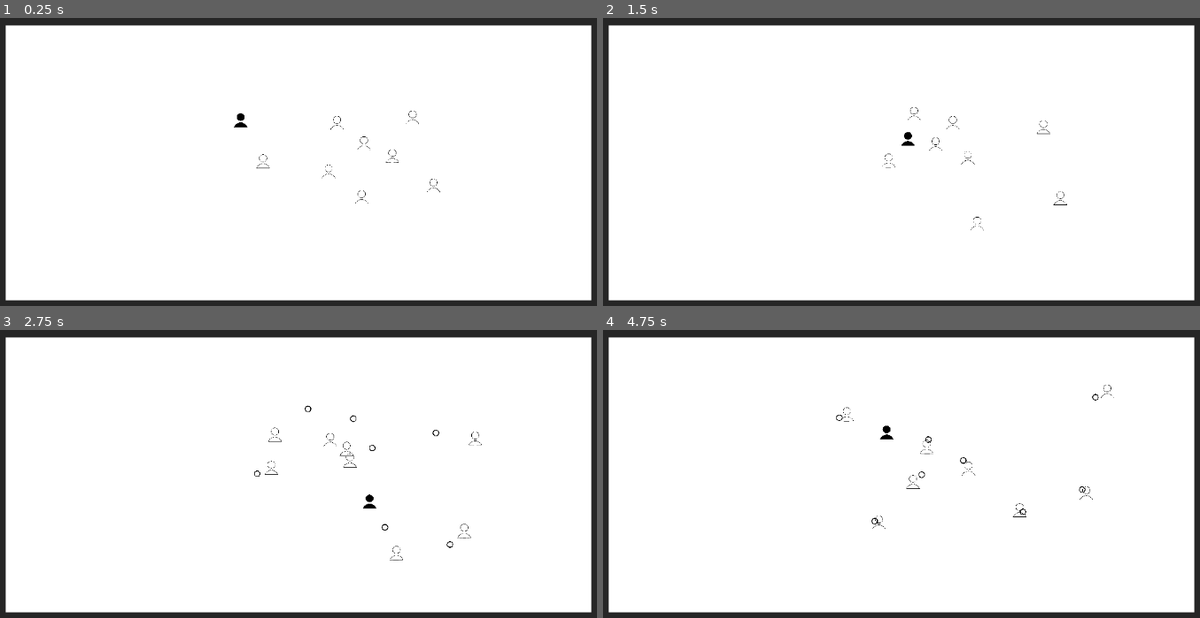
Above: before the commit, frames 1-4 (two rows, left to right).
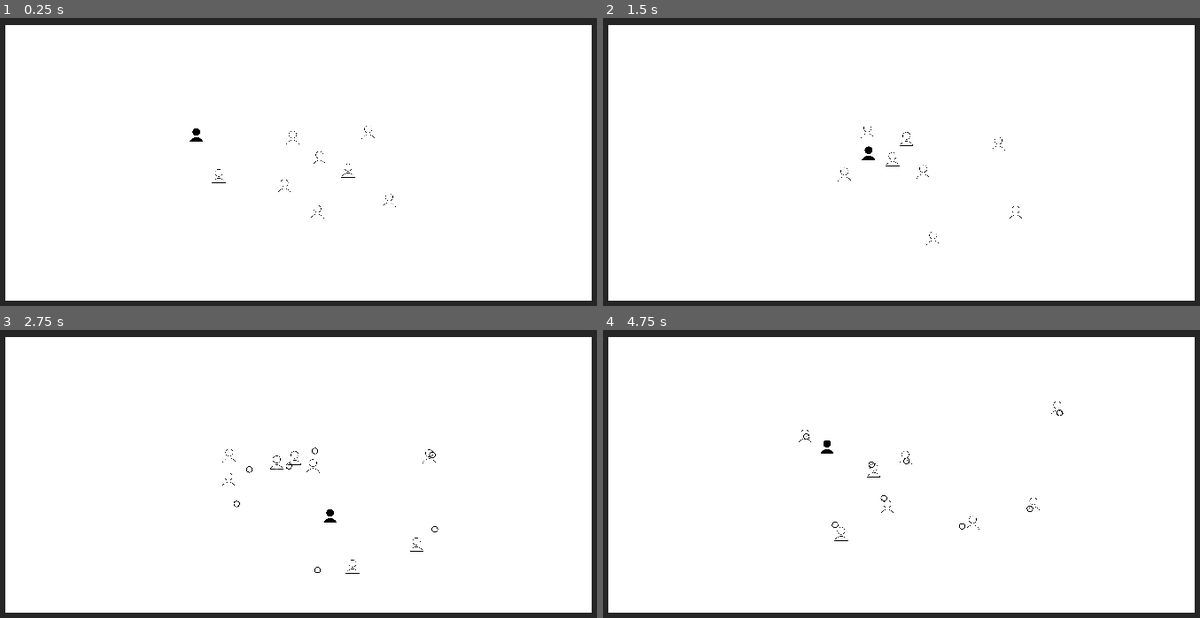
Above: after the commit, the same moments.

Repository: haihala/mankind-knew
Game: Godot game, scene res://world.tscn
Two runs of this game, one before a commit and one after it. Both use one fixed random seed, a clock stepped at 60 frames per second and the inputs below.
Inputs:
- Up to frame 1 (0.25 s): no input
- Up to frame 2 (1.5 s): hold D (move_right) 0.53-1.28 s; tap Space (interact) at 0.6, 1.35 s; hold S (move_down) from 1.28 s (still down)
- Up to frame 3 (2.75 s): release S (move_down) at 2.03 s; hold D (move_right) from 2.03 s (still down); tap Space (interact) at 2.1 s
- Up to frame 4 (4.75 s): release D (move_right) at 2.78 s; hold W (move_up) 2.78-3.53 s; tap Space (interact) at 2.85, 3.6, 4.35 s; hold A (move_left) from 3.53 s (still down)

The runs differ from the first frame. In frame 1, 1.2% of the frame differs, in the area x 0-100%, y 2-99%; in frame 2, 1.2%; in frame 3, 1.4%; in frame 4, 1.4%.

Commit message:
Player can now extract and redistribute beliefs

Diff:
--- a/godot-project/npc.gd
+++ b/godot-project/npc.gd
@@ -10,20 +10,22 @@
 var beliefs: Dictionary = {}
 var total_belief: float = 0
 
-func _ready():
-	add_belief(Belief.values().pick_random(), 0.2)
+func _ready() -> void:
+	add_belief(Belief.values().pick_random(), Projectile.size)
 	update_decisions()
 
-func _physics_process(delta: float) -> void:
+func _physics_process(_delta: float) -> void:
 	act_on_decisions()
 
-func update_decisions():
+func update_decisions() -> void:
 	prev_direction = next_direction
-	next_direction = Vector2.from_angle(randf()*PI*2)
+	var random_direction = Vector2.from_angle(randf()*PI*2)
+	var middle_pull = (-position).normalized() * 0.1
+	next_direction = (random_direction + middle_pull).normalized()
 
-func shoot():
+func shoot(angle: float = randf()*PI*2) -> void:
 	var projectile = projectile_scene.instantiate()
-	projectile.rotation = randf()*PI*2
+	projectile.rotation = angle
 	projectile.creator = self
 	projectile.position = position
 
@@ -38,13 +40,13 @@
 
 	get_parent().add_child(projectile)
 
-func act_on_decisions():
+func act_on_decisions() -> void:
 	var phase = $DecisionTimer.time_left / $DecisionTimer.wait_time
 	var direction = phase * prev_direction + (1-phase) * next_direction
 	velocity = direction * speed
 	move_and_slide()
 
-func add_belief(belief: Belief, amount: float):
+func add_belief(belief: Belief, amount: float) -> void:
 	var current = beliefs.get_or_add(belief, 0)
 	beliefs[belief] = current + amount
 
@@ -62,6 +64,8 @@
 
 	$ShotTimer.wait_time = 0.5 / total_belief
 
-func influence(belief: Belief):
-	add_belief(belief, 0.2)
-	print_debug(beliefs)
+func influence(belief: Belief) -> void:
+	add_belief(belief, Projectile.size)
+
+func shoot_towards(target: Node2D) -> void:
+	shoot(position.angle_to(target.position))
--- a/godot-project/npc.tscn
+++ b/godot-project/npc.tscn
@@ -7,7 +7,7 @@
 [sub_resource type="CircleShape2D" id="CircleShape2D_j8cp6"]
 
 [node name="NPC" type="CharacterBody2D" groups=["npc"]]
-collision_layer = 3
+collision_layer = 6
 script = ExtResource("1_f8a8o")
 projectile_scene = ExtResource("2_rifn1")
 
--- a/godot-project/player.gd
+++ b/godot-project/player.gd
@@ -1,9 +1,96 @@
 extends CharacterBody2D
 
+enum State {EMPTY, CARRYING, EXTRACTING, RELEASING}
+
+@export var projectile_scene: PackedScene
 @export var speed: float = 150
+@export var extract_distance: float = 200
 
-func _physics_process(delta: float) -> void:
+var beliefs: Dictionary = {}
+var total_belief: float = 0
+var state: State = State.EMPTY
+
+var NPCs: Array[Node]
+
+func _physics_process(_delta: float) -> void:
+	if NPCs.is_empty():
+		NPCs = get_parent().get_tree().get_nodes_in_group("npc")
+
 	var direction = Input.get_vector("move_left", "move_right", "move_up", "move_down").normalized()
-	velocity = speed * direction
+	velocity = direction * speed / max(1, total_belief)
+
+	handle_state_changes()
 
 	move_and_slide()
+
+func handle_state_changes() -> void:
+	# Essentially you cycle:
+	# - Start in empty
+	# - Press to extract
+	# - Release to carry (or empty if you don't have beliefs)
+	# - Press to release
+	# - Release to go back to empty (or carrying if has content)
+	if Input.is_action_just_pressed("interact"):
+		if state == State.EMPTY:
+			state = State.EXTRACTING
+			$ExtractTimer.start(0.4)
+		elif state == State.CARRYING:
+			state = State.RELEASING
+			$ReleaseTimer.start(0.1)
+
+	if Input.is_action_just_released("interact"):
+		if state == State.EXTRACTING or state == State.RELEASING:
+			if beliefs.is_empty():
+				state = State.EMPTY
+			else:
+				state = State.CARRYING
+
+
+func extract() -> void:
+	if state != State.EXTRACTING:
+		return
+
+	# Pick a nearby NPC from cached NPC list
+	var nearby = []
+	for npc in NPCs:
+		if (position - npc.position).length() < extract_distance:
+			nearby.push_back(npc)
+
+	# Extract belief from them
+	if not nearby.is_empty():
+		nearby.pick_random().shoot_towards(self)
+
+func release() -> void:
+	if state != State.RELEASING:
+		return
+
+	if beliefs.is_empty():
+		state = State.EMPTY
+		return
+
+	var projectile = projectile_scene.instantiate()
+	projectile.rotation = randf()*PI*2
+	projectile.creator = self
+	projectile.position = position
+
+	# Get a random belief
+	var rand_belief = randf() * total_belief
+	for belief in beliefs:
+		var amount = beliefs[belief]
+		if rand_belief < amount:
+			projectile.belief = belief
+			total_belief -= amount
+
+			if amount <= Projectile.size:
+				beliefs.erase(belief)
+			else:
+				beliefs[belief] -= Projectile.size
+			break
+		rand_belief -= amount
+
+	get_parent().add_child(projectile)
+
+func influence(belief: NPC.Belief, amount: float = 0.2) -> void:
+	var current = beliefs.get_or_add(belief, 0)
+	beliefs[belief] = current + amount
+	total_belief += amount
--- a/godot-project/player.tscn
+++ b/godot-project/player.tscn
@@ -1,13 +1,16 @@
-[gd_scene load_steps=4 format=3 uid="uid://be55yifao4fp"]
+[gd_scene load_steps=5 format=3 uid="uid://be55yifao4fp"]
 
 [ext_resource type="Script" path="res://player.gd" id="1_n0b4w"]
 [ext_resource type="Texture2D" uid="uid://8okb6a2c3qhr" path="res://person-filled.png" id="2_2nf7a"]
+[ext_resource type="PackedScene" uid="uid://ddly54cbm84af" path="res://projectile.tscn" id="2_j4an7"]
 
 [sub_resource type="CircleShape2D" id="CircleShape2D_j8cp6"]
 radius = 11.0454
 
 [node name="Player" type="CharacterBody2D"]
+collision_layer = 6
 script = ExtResource("1_n0b4w")
+projectile_scene = ExtResource("2_j4an7")
 
 [node name="CollisionShape2D" type="CollisionShape2D" parent="."]
 shape = SubResource("CircleShape2D_j8cp6")
@@ -16,3 +19,12 @@
 position = Vector2(0, -2)
 scale = Vector2(0.05, 0.05)
 texture = ExtResource("2_2nf7a")
+
+[node name="ExtractTimer" type="Timer" parent="."]
+autostart = true
+
+[node name="ReleaseTimer" type="Timer" parent="."]
+autostart = true
+
+[connection signal="timeout" from="ExtractTimer" to="." method="extract"]
+[connection signal="timeout" from="ReleaseTimer" to="." method="release"]
--- a/godot-project/project.godot
+++ b/godot-project/project.godot
@@ -17,7 +17,7 @@
 
 [display]
 
-window/stretch/mode="viewport"
+window/stretch/mode="canvas_items"
 
 [global_group]
 
@@ -54,3 +54,6 @@
 [layer_names]
 
 2d_render/layer_1="physics"
+2d_physics/layer_1="walls"
+2d_physics/layer_2="belief"
+2d_physics/layer_3="characters"
--- a/godot-project/projectile.gd
+++ b/godot-project/projectile.gd
@@ -1,4 +1,7 @@
 extends Area2D
+
+class_name Projectile
+static var size = 0.2
 
 @export var speed: float = 50
 var belief: NPC.Belief
@@ -8,7 +11,7 @@
 	var velocity = Vector2.from_angle(rotation) * speed
 	position += velocity * delta
 
-func collision(body: Node2D):
+func collision(body: Node2D) -> void:
 	if body == creator:
 		return
 
--- a/godot-project/projectile.tscn
+++ b/godot-project/projectile.tscn
@@ -8,7 +8,7 @@
 
 [node name="Projectile" type="Area2D"]
 collision_layer = 0
-collision_mask = 2
+collision_mask = 3
 script = ExtResource("1_31r7s")
 
 [node name="CollisionShape2D" type="CollisionShape2D" parent="."]
--- a/godot-project/world.tscn
+++ b/godot-project/world.tscn
@@ -10,49 +10,58 @@
 
 [node name="Background" type="Sprite2D" parent="."]
 z_index = -10
-position = Vector2(578.5, 329.5)
 scale = Vector2(1153, 653)
 texture = SubResource("CanvasTexture_qkyk7")
 
 [node name="WallLeft" parent="." instance=ExtResource("2_wy0le")]
-position = Vector2(0, 324)
+position = Vector2(-576, 0)
 scale = Vector2(1, 6.813)
+collision_layer = 1
+collision_mask = 0
 
 [node name="WallRight" parent="." instance=ExtResource("2_wy0le")]
-position = Vector2(1152, 324)
+position = Vector2(576, 0)
 scale = Vector2(1, 6.813)
+collision_layer = 1
+collision_mask = 0
 
 [node name="WallBottom" parent="." instance=ExtResource("2_wy0le")]
-position = Vector2(576, 648)
+position = Vector2(0, 324)
 scale = Vector2(7.875, 1)
+collision_layer = 1
+collision_mask = 0
 
 [node name="WallTop" parent="." instance=ExtResource("2_wy0le")]
-position = Vector2(556, 0)
+position = Vector2(0, -324)
 scale = Vector2(7.875, 1)
+collision_layer = 1
+collision_mask = 0
 
 [node name="Player" parent="." instance=ExtResource("1_uc7q8")]
-position = Vector2(482, 256)
+position = Vector2(-166, -44)
 
 [node name="NPC" parent="." instance=ExtResource("3_p6jtc")]
-position = Vector2(730, 314)
+position = Vector2(82, 14)
 
 [node name="NPC2" parent="." instance=ExtResource("3_p6jtc")]
-position = Vector2(678, 380)
+position = Vector2(30, 80)
 
 [node name="NPC3" parent="." instance=ExtResource("3_p6jtc")]
-position = Vector2(683, 295)
+position = Vector2(35, -5)
 
 [node name="NPC4" parent="." instance=ExtResource("3_p6jtc")]
-position = Vector2(794, 362)
+position = Vector2(146, 62)
 
 [node name="NPC5" parent="." instance=ExtResource("3_p6jtc")]
-position = Vector2(760, 251)
+position = Vector2(112, -49)
 
 [node name="NPC6" parent="." instance=ExtResource("3_p6jtc")]
-position = Vector2(625, 341)
+position = Vector2(-23, 41)
 
 [node name="NPC7" parent="." instance=ExtResource("3_p6jtc")]
-position = Vector2(640, 261)
+position = Vector2(-8, -39)
 
 [node name="NPC8" parent="." instance=ExtResource("3_p6jtc")]
-position = Vector2(517, 323)
+position = Vector2(-131, 23)
+
+[node name="Camera2D" type="Camera2D" parent="."]
